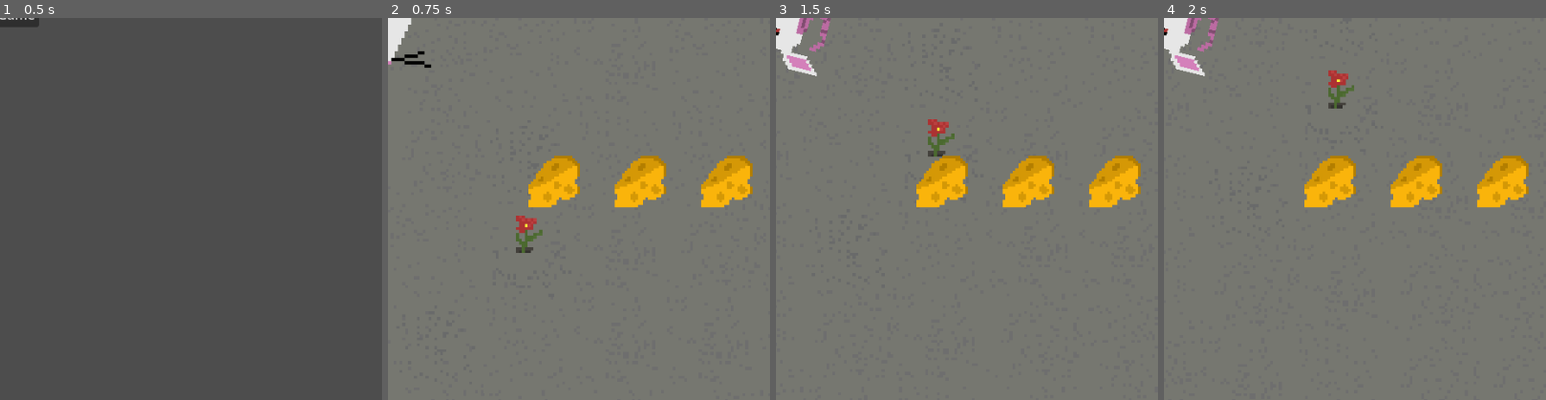
Above: before the commit, frames 1-4 (left to right).
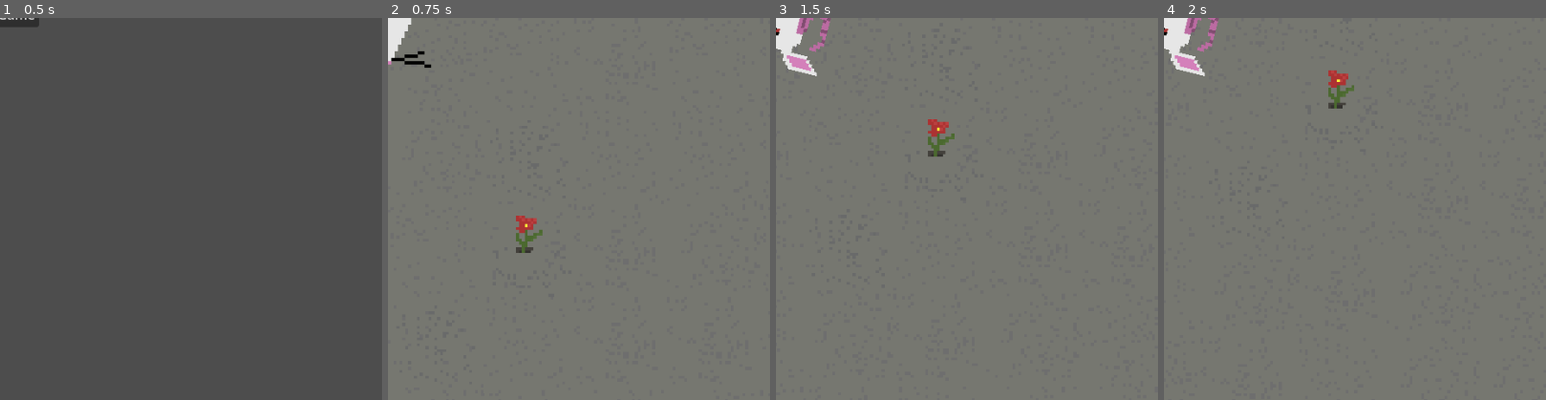
Above: after the commit, the same moments.

Repository: hg-game-dev/DodgeGame1
Game: Godot game, scene res://main_menu/main_menu.tscn
Two runs of this game, one before a commit and one after it. Both use one fixed random seed, a clock stepped at 60 frames per second and the inputs below. This scene is started directly instead of the project's main scene.
Inputs (mouse positions are % of the whole screen's width and height, from its top left):
- Up to frame 1 (0.5 s): no input
- Up to frame 2 (0.75 s): click "New Game" at 0.5 s
- Up to frame 3 (1.5 s): tap Enter at 1.25 s; move the mouse to (45, 70) at 1.27 s; press the mouse at (45, 70) at 1.28 s
- Up to frame 4 (2 s): no input
The pictures show only the part of the screen within x 50-100%, y 50-100%; the shares and areas given below are measured in that part.

Frame 1 is identical in both runs. In frame 2, 4.2% of the frame differs, in the area x 36-96%, y 36-50%; in frame 3, 4.2%; in frame 4, 4.2%.

Commit message:
trying to fix that damn cheese counter

Diff:
--- a/character_body_2d.gd
+++ b/character_body_2d.gd
@@ -4,6 +4,12 @@
 
 var target = global_position
 var tokens := 0
+var wheels := 0
+var partial1 := 0
+var partial2 := 0
+var partial3 := 0
+var partial4 := 0
+var partial5 := 0
 
 signal lives_changed(lives)
 signal died
@@ -14,10 +20,15 @@
 signal tokens_changed(tokens)
 signal won
 
+signal partial1_changed(partial1)
+signal partial2_changed(partial2)
+signal partial3_changed(partial3)
+signal partial4_changed(partial4)
+signal partial5_changed(partial5)
+signal wheels_changed(wheels)
+
 @export var slow_per_token := 10
 @export var min_speed := 250
-
-var wheels_awarded := 0
 
 func _ready():
 	lives = max_lives
@@ -36,15 +47,49 @@
 	tokens += amount
 	tokens_changed.emit(tokens)
 	print("Tokens:", tokens)
+	if tokens == 1:
+		partial1 += amount
+		partial1_changed.emit(partial1)
+		print("Partial1:", partial1)
+	if tokens == 2:
+		partial2 += amount
+		partial2_changed.emit(partial2)
+		print("Partial2:", partial2)
+	if tokens == 3:
+		partial3 += amount
+		partial3_changed.emit(partial3)
+		print("Partial3:", partial3)
+	if tokens == 4:
+		partial4 += amount
+		partial4_changed.emit(partial4)
+		print("Partial4:", partial4)
+	if tokens == 5:
+		partial5 += amount
+		partial5_changed.emit(partial5)
+		print("Partial5:", partial5)
+	if tokens == 6:
+		wheels += amount
+		wheels_changed.emit(wheels)
+		print("Wheels:", wheels)
+	if tokens == 12:
+		wheels += amount
+		wheels_changed.emit(wheels)
+		print("Wheels:", wheels)
+	if tokens == 18:
+		wheels += amount
+		wheels_changed.emit(wheels)
+		print("Wheels:", wheels)
+	if tokens == 24:
+		wheels += amount
+		wheels_changed.emit(wheels)
+		print("Wheels:", wheels)
+	if tokens == 30:
+		wheels += amount
+		wheels_changed.emit(wheels)
+		print("Wheels:", wheels)
 
 	speed = max(speed - slow_per_token * amount, min_speed)
 
-	var wheels_now := tokens / 6
-	if wheels_now > wheels_awarded:
-		var gained := wheels_now - wheels_awarded
-		lives += gained
-		wheels_awarded = wheels_now
-		lives_changed.emit(lives)
 
 	if tokens >= 30:
 		won.emit()
--- /dev/null
+++ b/default_bus_layout.tres
@@ -0,0 +1,4 @@
+[gd_resource type="AudioBusLayout" format=3 uid="uid://cc12fjbvmpkhs"]
+
+[resource]
+bus/0/volume_db = 6.0199986
--- a/hud.gd
+++ b/hud.gd
@@ -4,6 +4,7 @@
 @onready var win_tokens_label := $WinScreen/FinalTokensLabel
 @onready var lives_box := $LivesBox
 @onready var cheese_collected := $CheeseCollected
+@onready var partial1_collected := $CheeseCollected2
 @onready var game_over := $GameOver
 @onready var final_tokens_label := $GameOver/VBoxContainer/FinalTokensLabel
 var player_ref
@@ -27,8 +28,10 @@
 		player.died.connect(_on_died)
 	if player.has_signal("won") and not player.won.is_connected(_on_won):
 		player.won.connect(_on_won)
-	if player.has_signal("tokens_changed"):
-		player.tokens_changed.connect(_add_tokens)
+	if player.has_signal("wheels_changed") and not player.wheels_changed.is_connected(_add_tokens):
+		player.wheels_changed.connect(_add_tokens)
+	if player.has_signal("partial1_changed") and not player.partial1_changed.is_connected(_add_partial1):
+		player.partial1_changed.connect(_add_partial1)
 
 	if "lives" in player:
 		_on_lives_changed(player.lives)
@@ -41,6 +44,10 @@
 func _add_tokens(amount):
 	for i in range(cheese_collected.get_child_count()):
 		cheese_collected.get_child(i).visible = i < amount
+
+func _add_partial1(amount):
+	for i in range(partial1_collected.get_child_count()):
+		partial1_collected.get_child(i).visible = i < amount
 
 func _on_died():
 	game_over.visible = true
--- a/hud.tscn
+++ b/hud.tscn
@@ -3,6 +3,7 @@
 [ext_resource type="Script" uid="uid://cvj7fc5vrcbjq" path="res://hud.gd" id="1_8sq4i"]
 [ext_resource type="Texture2D" uid="uid://c2ejthfucpqpm" path="res://mouse.png" id="2_640wx"]
 [ext_resource type="Texture2D" uid="uid://lwnpjk7pwf55" path="res://WinGame.png" id="3_640wx"]
+[ext_resource type="Texture2D" uid="uid://l8x6nyaeq56c" path="res://sprite/Cheese_wheele.png" id="3_a2258"]
 [ext_resource type="PackedScene" uid="uid://dain2scvw46rt" path="res://game_over.tscn" id="4_640wx"]
 
 [sub_resource type="SystemFont" id="SystemFont_hqns4"]
@@ -68,23 +69,39 @@
 stretch_mode = 5
 
 [node name="CheeseCollected" type="HBoxContainer" parent="." unique_id=1338896567]
-offset_right = 40.0
+offset_right = 84.0
 offset_bottom = 40.0
+theme_override_constants/separation = 4
+alignment = 1
 
 [node name="CheeseWheel1" type="TextureRect" parent="CheeseCollected" unique_id=844418036]
+custom_minimum_size = Vector2(40, 10)
 layout_mode = 2
 
-[node name="CheeseWheel2" type="TextureRect" parent="CheeseCollected" unique_id=361859057]
+[node name="CheeseWheele" type="Sprite2D" parent="CheeseCollected/CheeseWheel1" unique_id=716569864]
+position = Vector2(18, 18)
+scale = Vector2(3, 3)
+texture = ExtResource("3_a2258")
+region_enabled = true
+region_rect = Rect2(192, 0, 32, 32)
+
+[node name="CheeseCollected2" type="HBoxContainer" parent="." unique_id=1014689488]
+offset_right = 84.0
+offset_bottom = 40.0
+theme_override_constants/separation = 4
+alignment = 1
+
+[node name="CheeseWheel1" type="TextureRect" parent="CheeseCollected2" unique_id=617608594]
+visible = false
+custom_minimum_size = Vector2(40, 10)
 layout_mode = 2
 
-[node name="CheeseWheel3" type="TextureRect" parent="CheeseCollected" unique_id=1628506079]
-layout_mode = 2
-
-[node name="CheeseWheel4" type="TextureRect" parent="CheeseCollected" unique_id=277523150]
-layout_mode = 2
-
-[node name="CheeseWheel5" type="TextureRect" parent="CheeseCollected" unique_id=1691968349]
-layout_mode = 2
+[node name="CheeseWheele2" type="Sprite2D" parent="CheeseCollected2/CheeseWheel1" unique_id=1159199082]
+position = Vector2(18, 18)
+scale = Vector2(3, 3)
+texture = ExtResource("3_a2258")
+region_enabled = true
+region_rect = Rect2(32, 0, 32, 32)
 
 [node name="WinScreen" type="Control" parent="." unique_id=321599905]
 visible = false
@@ -118,6 +135,7 @@
 You win? I guess...?"
 
 [node name="GameOver" parent="." unique_id=1619736845 instance=ExtResource("4_640wx")]
+visible = false
 offset_left = -1400.0
 offset_top = -900.0
 offset_right = 1400.0
--- a/node_2d.tscn
+++ b/node_2d.tscn
@@ -7,9 +7,10 @@
 [ext_resource type="Script" uid="uid://dol84i7gdf7ns" path="res://enemy.gd" id="3_0hol4"]
 [ext_resource type="Texture2D" uid="uid://c2ejthfucpqpm" path="res://mouse.png" id="3_epypp"]
 [ext_resource type="Texture2D" uid="uid://bmcmmbg8hsgs2" path="res://cat_1.png" id="4_0hol4"]
-[ext_resource type="Texture2D" uid="uid://dviyjan2635wb" path="res://sprite/cheese.png" id="4_x0ka3"]
+[ext_resource type="Texture2D" uid="uid://l8x6nyaeq56c" path="res://sprite/Cheese_wheele.png" id="5_0h7mo"]
 [ext_resource type="Script" uid="uid://duuc70rfke0ms" path="res://token.tscn.gd" id="5_kdubu"]
 [ext_resource type="Texture2D" uid="uid://3m8a5piwiw17" path="res://cheese.png" id="5_q6r6c"]
+[ext_resource type="AudioStream" uid="uid://bwutw2rumghub" path="res://assets_music_mouse_jam_1.wav" id="6_nr8wp"]
 [ext_resource type="Texture2D" uid="uid://c4i3gu384lbnt" path="res://tile_set.png" id="7_d21ai"]
 [ext_resource type="PackedScene" uid="uid://cop5dm3wikblf" path="res://tile_map.tscn" id="12_x0ka3"]
 
@@ -42,32 +43,37 @@
 grow_vertical = 0
 
 [node name="CheeseWheel1" parent="HUD/CheeseCollected" index="0" unique_id=844418036]
+visible = false
 custom_minimum_size = Vector2(100, 100)
-texture = ExtResource("5_q6r6c")
 stretch_mode = 5
 
 [node name="CheeseWheel2" parent="HUD/CheeseCollected" index="1" unique_id=361859057]
 custom_minimum_size = Vector2(100, 32)
-texture = ExtResource("4_x0ka3")
 stretch_mode = 5
 
 [node name="CheeseWheel3" parent="HUD/CheeseCollected" index="2" unique_id=1628506079]
 custom_minimum_size = Vector2(100, 32)
-texture = ExtResource("4_x0ka3")
 stretch_mode = 5
 
 [node name="CheeseWheel4" parent="HUD/CheeseCollected" index="3" unique_id=277523150]
 custom_minimum_size = Vector2(100, 32)
-texture = ExtResource("4_x0ka3")
 stretch_mode = 5
 
 [node name="CheeseWheel5" parent="HUD/CheeseCollected" index="4" unique_id=1691968349]
 custom_minimum_size = Vector2(100, 32)
-texture = ExtResource("4_x0ka3")
 stretch_mode = 5
 
-[node name="GameOver" parent="HUD" index="3" unique_id=1619736845]
+[node name="CheeseWheele" type="Sprite2D" parent="HUD/CheeseCollected" index="5" unique_id=1870391281]
 visible = false
+position = Vector2(508, 285)
+texture = ExtResource("5_0h7mo")
+region_enabled = true
+region_rect = Rect2(0, 0, 32, 32)
+
+[node name="AudioStreamPlayer" type="AudioStreamPlayer" parent="HUD" unique_id=2043662995]
+stream = ExtResource("6_nr8wp")
+volume_db = -33.373
+autoplay = true
 
 [node name="Player" type="Node2D" parent="." unique_id=1170044883]
 
Not shown, added: assets_music_mouse_jam_1.wav.import
Not shown, added: assets_music_mouse_jam_1.wav
